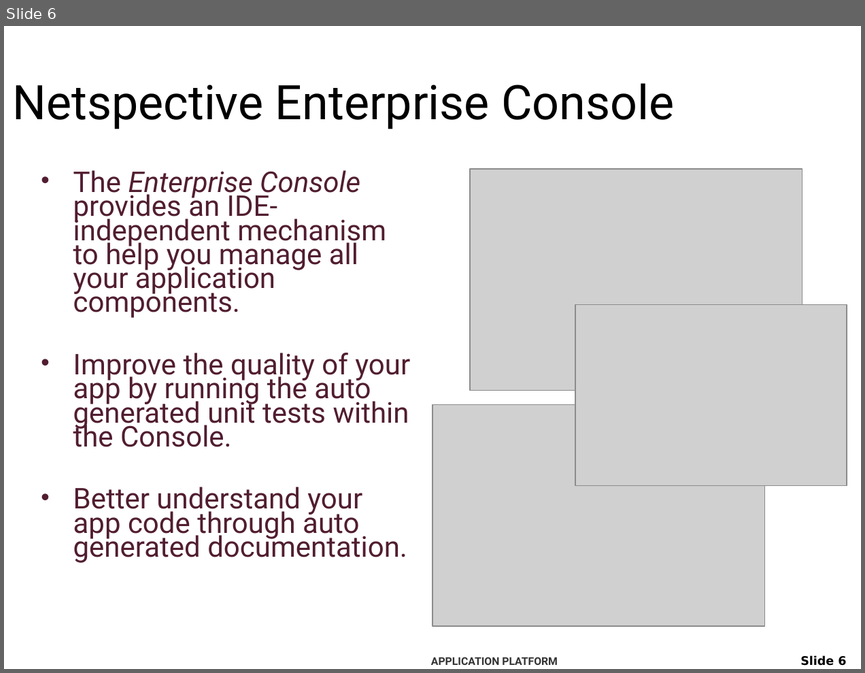
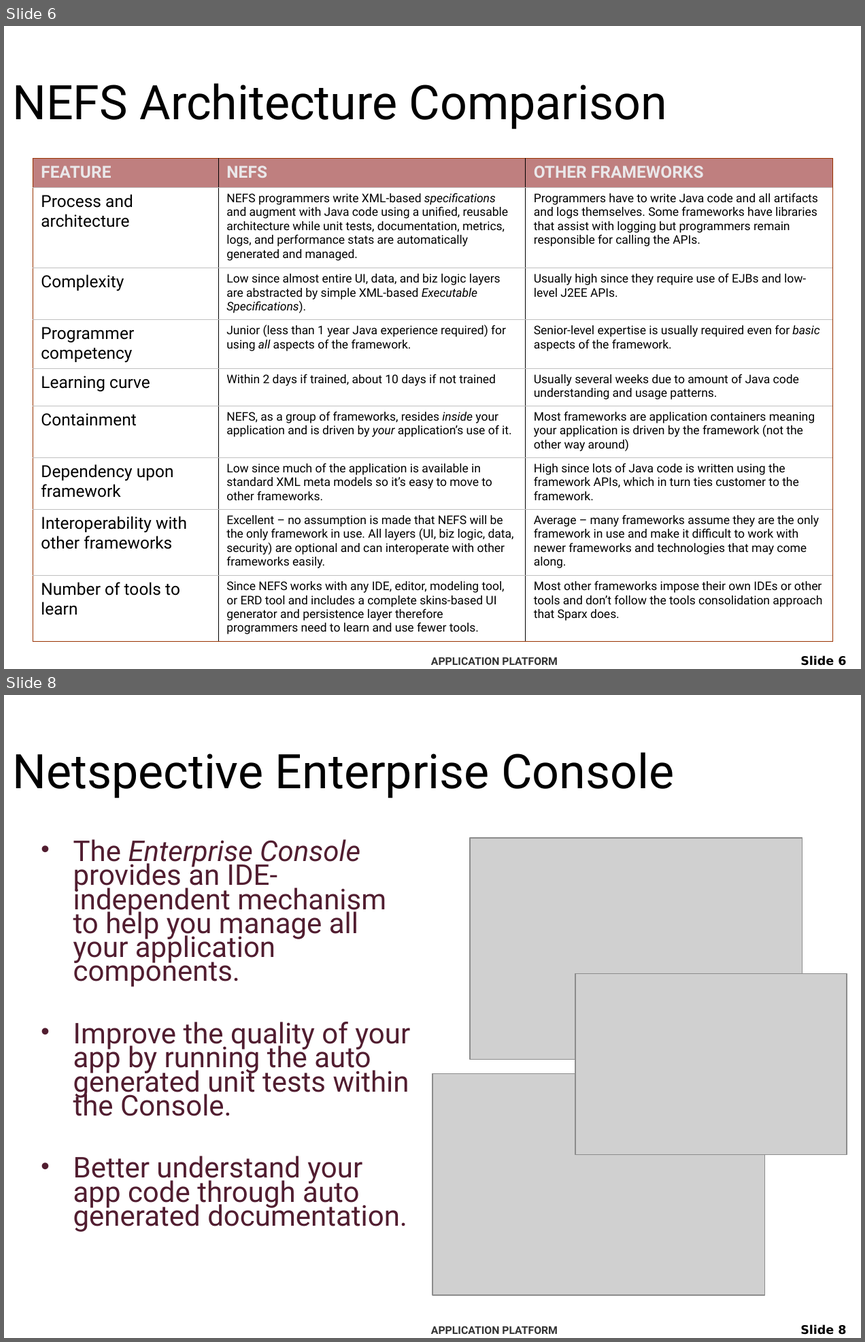
Before and after one commit to netspective/NEFS, a slide deck: webapps/www.netspective.com/resources/NEFS_Sales_Tech_Intro.ppt. Shown one above the other, each under a label of ours: slide 6 before the commit, slides 6 and 8 after it; the slides between them are not shown. The pictures are 865x673 and 865x1342 pixels, drawn with LibreOffice and Linux fonts; fonts in the diff are those of the drawing; grey boxes stand for pictures; background and template pictures are left out. Boxes give left, top, right and bottom in pixels: in the first picture for what was removed or moved away, otherwise in the second. Text is boxed around its words. In the diff, an @@ line names an element or a change of style, - is before the commit and + after.

Commit message:
Added two new slides to help compare NEFS architecture and features with other frameworks.

```diff
--- a/webapps/www.netspective.com/resources/NEFS_Sales_Tech_Intro.ppt
+++ b/webapps/www.netspective.com/resources/NEFS_Sales_Tech_Intro.ppt
@@ slide 6 added at (4,26,861,669), background picture (left out); not listed: 2 template elements that a slide beside it also shows @@
@@ title added at (12,83,667,129), 40 pt, text #000000 @@
+NEFS Architecture Comparison
@@ table added at (33,159,832,638), 9 rows, 3 columns @@
+FEATURE | NEFS | OTHER FRAMEWORKS
+Process and architecture | NEFS programmers write XML-based specifications and augment with Java code using a unified, reusable architecture while unit tests, documentation, metrics, logs, and performance stats are automatically generated and managed. | Programmers have to write Java code and all artifacts and logs themselves. Some frameworks have libraries that assist with logging but programmers remain responsible for calling the APIs.
+Complexity | Low since almost entire UI, data, and biz logic layers are abstracted by simple XML-based Executable Specifications). | Usually high since they require use of EJBs and low-level J2EE APIs.
+Programmer competency | Junior (less than 1 year Java experience required) for using all aspects of the framework. | Senior-level expertise is usually required even for basic aspects of the framework.
+Learning curve | Within 2 days if trained, about 10 days if not trained | Usually several weeks due to amount of Java code understanding and usage patterns.
+Containment | NEFS, as a group of frameworks, resides inside your application and is driven by your application’s use of it. | Most frameworks are application containers meaning your application is driven by the framework (not the other way around)
+Dependency upon framework | Low since much of the application is available in standard XML meta models so it’s easy to move to other frameworks. | High since lots of Java code is written using the framework APIs, which in turn ties customer to the framework.
+Interoperability with other frameworks | Excellent – no assumption is made that NEFS will be the only framework in use. All layers (UI, biz logic, data, security) are optional and can interoperate with other frameworks easily. | Average – many frameworks assume they are the only framework in use and make it difficult to work with newer frameworks and technologies that may come along.
+Number of tools to learn | Since NEFS works with any IDE, editor, modeling tool, or ERD tool and includes a complete skins-based UI generator and persistence layer therefore programmers need to learn and use fewer tools. | Most other frameworks impose their own IDEs or other tools and don’t follow the tools consolidation approach that Sparx does.
@@ what was slide 6 is now slide 8 @@
@@ page number at (800,1324,846,1336): text changed @@
-Slide 6
+Slide 8
```
Also in this commit, not shown: 1 slide changed, 1 other slide added.
